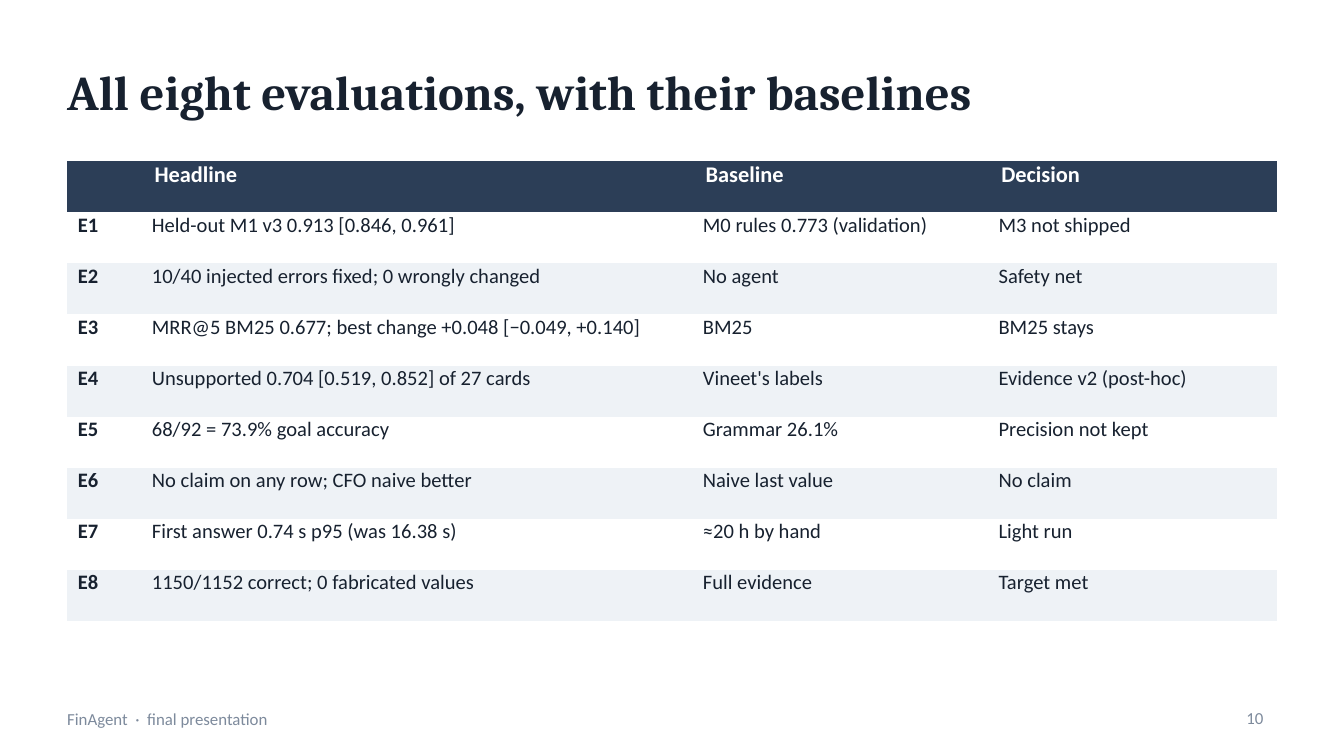
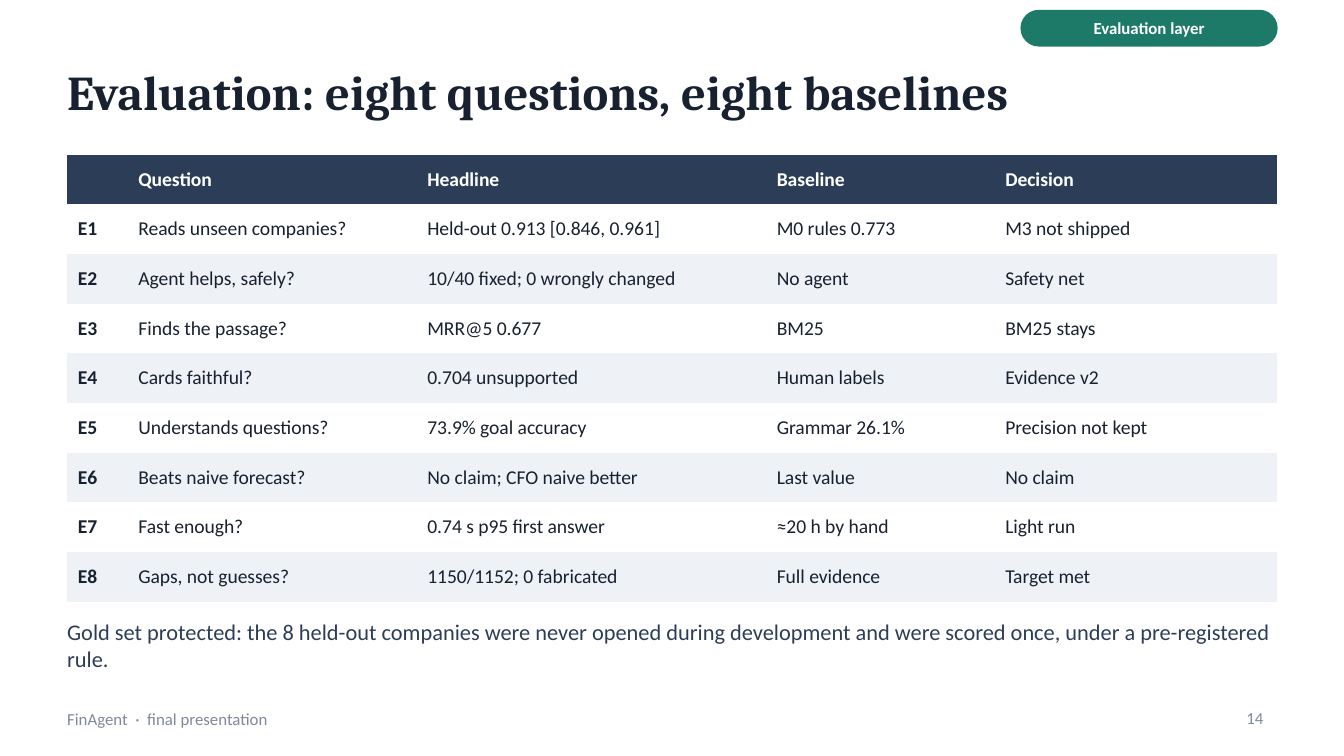
Before and after one commit to vojha95/finagent, a slide deck: slide 14 of docs/FinAgent_deck.pptx (slide 10 before the commit). Drawn at 1344x756 pixels with LibreOffice and Linux fonts; fonts in the diff are those of the drawing. Boxes give left, top, right and bottom in pixels: in the first picture for what was removed or moved away, otherwise in the second. Text is boxed around its words. In the diff, an @@ line names an element or a change of style, - is before the commit and + after.

```diff
--- a/docs/FinAgent_deck.pptx
+++ b/docs/FinAgent_deck.pptx
@@ rounded rectangle added at (1021, 11, 1277, 46), fill #1E7A68, outline #1E7A68 1 pt @@
@@ text added at (1094, 22, 1204, 37), 9 pt, text #FFFFFF, bold @@
+Evaluation layer
@@ title at (67, 76, 1008, 120): text changed @@
-All eight evaluations, with their baselines
+Evaluation: eight questions, eight baselines
@@ table at (67, 155, 1277, 591) @@
-column 2: Headline | Held-out M1 v3 0.913 [0.846, 0.961] | 10/40 injected errors fixed; 0 wrongly changed | MRR@5 BM25 0.677; best change +0.048 [−0.049, +0.140] | Unsupported 0.704 [0.519, 0.852] of 27 cards | 68/92 = 73.9% goal accuracy | No claim on any row; CFO naive better | First answer 0.74 s p95 (was 16.38 s) | 1150/1152 correct; 0 fabricated values
-column 3: Baseline | M0 rules 0.773 (validation) | No agent | BM25 | Vineet's labels | Grammar 26.1% | Naive last value | ≈20 h by hand | Full evidence
-column 4: Decision | M3 not shipped | Safety net | BM25 stays | Evidence v2 (post-hoc) | Precision not kept | No claim | Light run | Target met
+column 2: Question | Reads unseen companies? | Agent helps, safely? | Finds the passage? | Cards faithful? | Understands questions? | Beats naive forecast? | Fast enough? | Gaps, not guesses?
+column 3: Headline | Held-out 0.913 [0.846, 0.961] | 10/40 fixed; 0 wrongly changed | MRR@5 0.677 | 0.704 unsupported | 73.9% goal accuracy | No claim; CFO naive better | 0.74 s p95 first answer | 1150/1152; 0 fabricated
+column 4: Baseline | M0 rules 0.773 | No agent | BM25 | Human labels | Grammar 26.1% | Last value | ≈20 h by hand | Full evidence
+column 5: Decision | M3 not shipped | Safety net | BM25 stays | Evidence v2 | Precision not kept | No claim | Light run | Target met
@@ table: place and size @@
-table at (67, 161, 1277, 597)
+table at (67, 155, 1277, 591)
@@ text added at (67, 624, 1269, 667), 12 pt, text #2C3E57 @@
+Gold set protected: the 8 held-out companies were never opened during development and were scored once, under a pre-registered rule.
@@ page number at (1246, 713, 1263, 724): text changed @@
-10
+14
```
Also in this commit, not shown: 8 other slides changed, 12 slides added, 1 slide removed, 1 other file.
